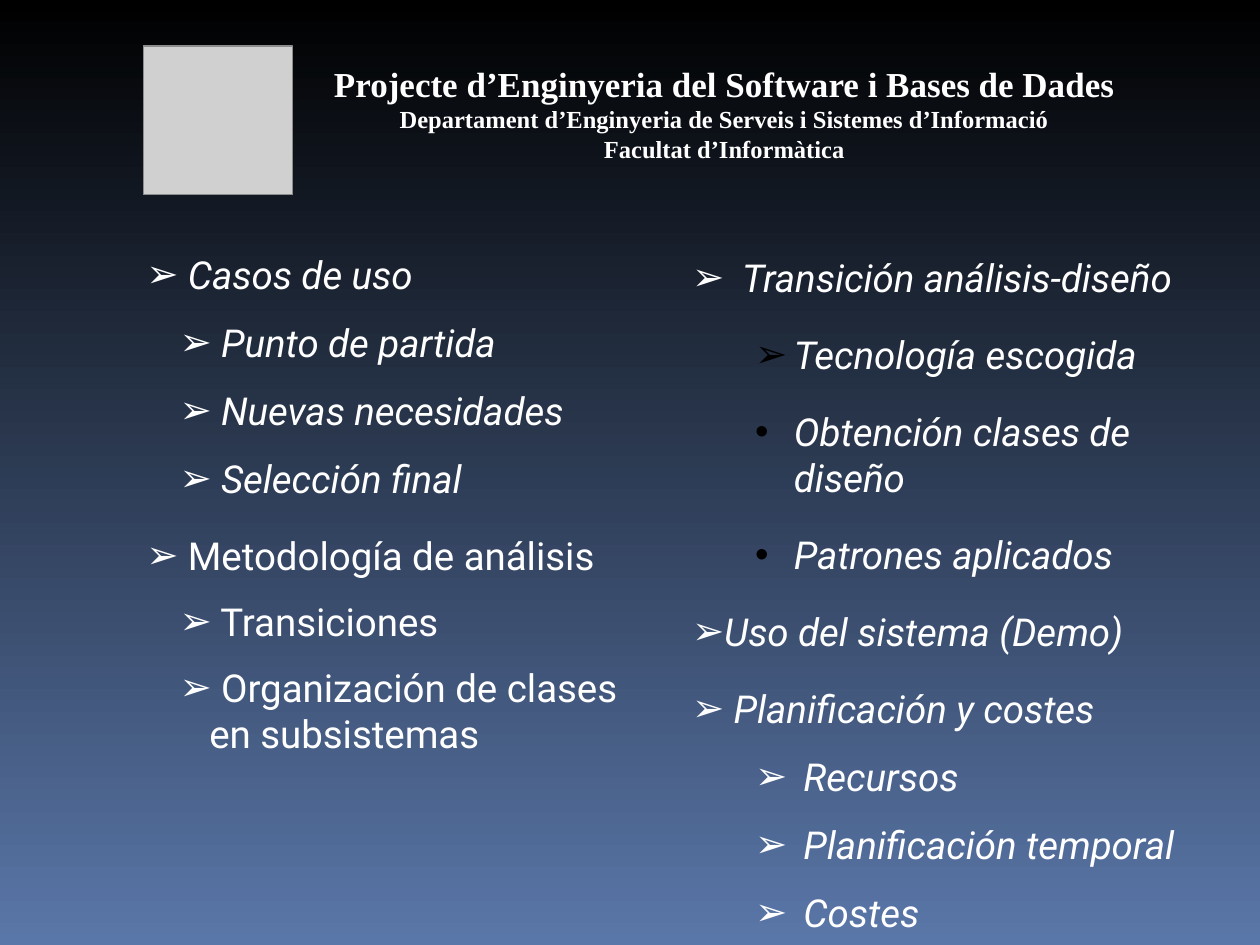
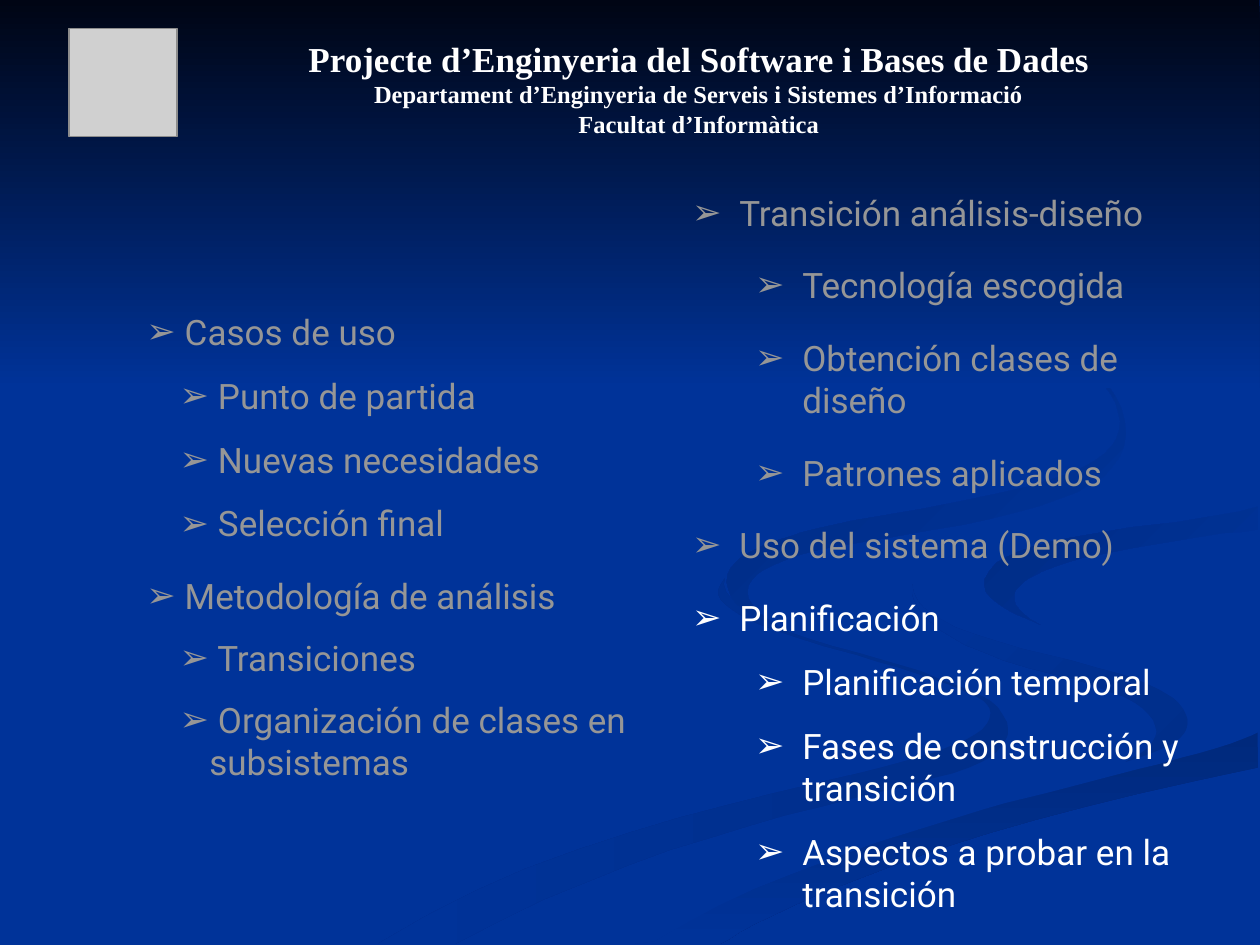
Before and after one commit to mvm9289/escfib, a slide deck: slide 20 of Docs/0910Q2-08-E-1.0-Presentacion.ppt (slide 8 before the commit). Drawn at 1260x945 pixels with LibreOffice and Linux fonts; fonts in the diff are those of the drawing; grey boxes stand for pictures. Boxes give left, top, right and bottom in pixels: in the first picture for what was removed or moved away, otherwise in the second. Text is boxed around its words. In the diff, an @@ line names an element or a change of style, - is before the commit and + after.

```diff
--- a/Docs/0910Q2-08-E-1.0-Presentacion.ppt
+++ b/Docs/0910Q2-08-E-1.0-Presentacion.ppt
@@ background gradient #000000 to #5A77A9 to #003399 @@
@@ group added at [0, 0, 1260, 944]: 7 freeform shapes @@
@@ picture: place and size @@
-picture at [144, 45, 292, 194]
+picture at [69, 29, 178, 137]
@@ text "Projecte d’Enginyeria del Software i ...": place and size @@
-text "Projecte d’Enginyeria del Software i ..." at [334, 72, 1113, 159]
+text "Projecte d’Enginyeria del Software i ..." at [308, 47, 1088, 134]
@@ text "Transición análisis-diseño": place and size @@
-text "Transición análisis-diseño" at [724, 263, 1174, 928]
+text "Transición análisis-diseño" at [739, 200, 1179, 908]
@@ text at [739, 200, 1150, 702]: size 22 to 20 pt, italic off in "Transición análisis-diseño", "Tecnología escogida", "Obtención clases de diseño", "Patrones aplicados" and 2 more places; text colour #FFFFFF to #969696 in "Transición análisis-diseño", "Tecnología escogida", "Obtención clases de diseño", "Patrones aplicados" and 1 more places; indent changed; bullet colour #FFFFFF to #969696; bullet colour #000000 to #969696; bullet • to ➢ @@
@@ text "Casos de uso": place and size @@
-text "Casos de uso" at [188, 260, 617, 749]
+text "Casos de uso" at [185, 319, 626, 776]
@@ text "Casos de uso" at [185, 319, 626, 776]: size 22 to 20 pt, text colour #FFFFFF to #969696; italic off in "Casos de uso", "Punto de partida", "Nuevas necesidades", "Selección final"; bullet colour #FFFFFF to #969696 @@
@@ text at [739, 604, 939, 632]: text changed; size 22 to 20 pt; italic off @@
-➢ Planificación y costes
-  ➢ Recursos
+➢ Planificación
@@ text at [802, 732, 1179, 908]: text changed; size 22 to 20 pt; italic off @@
-  ➢ Costes
+  ➢ Fases de construcción y transición
+  ➢ Aspectos a probar en la transición
```
Also in this commit, not shown: 23 other slides changed, 1 slide removed.
